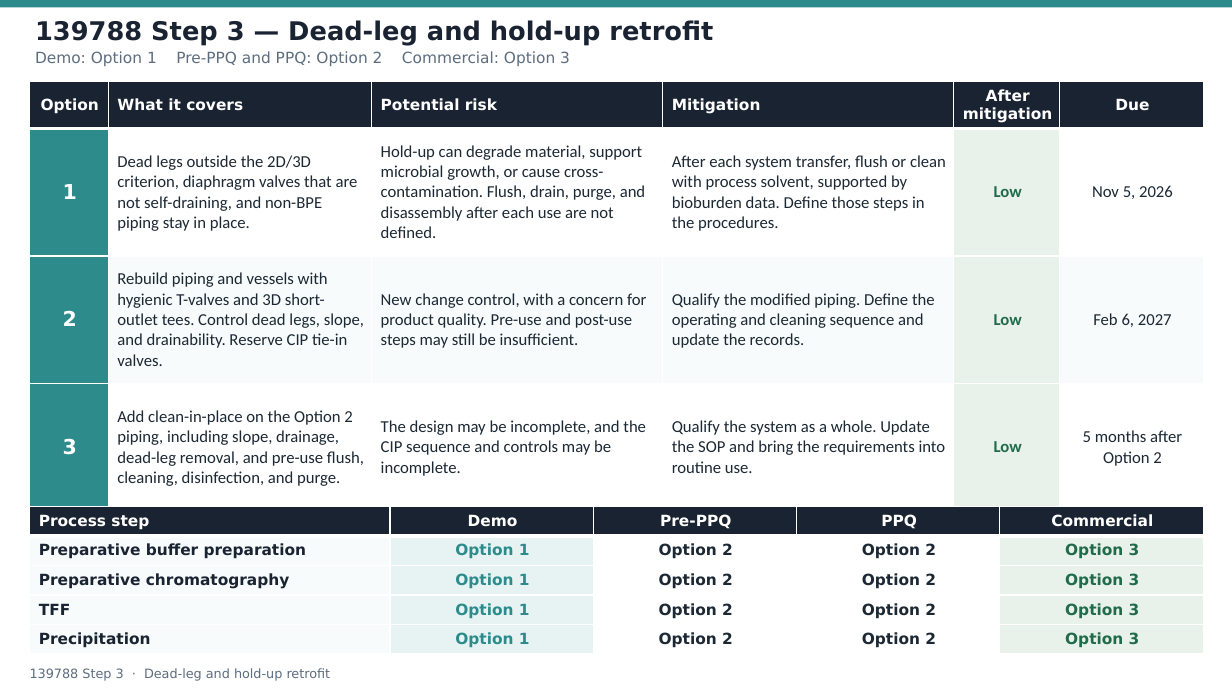
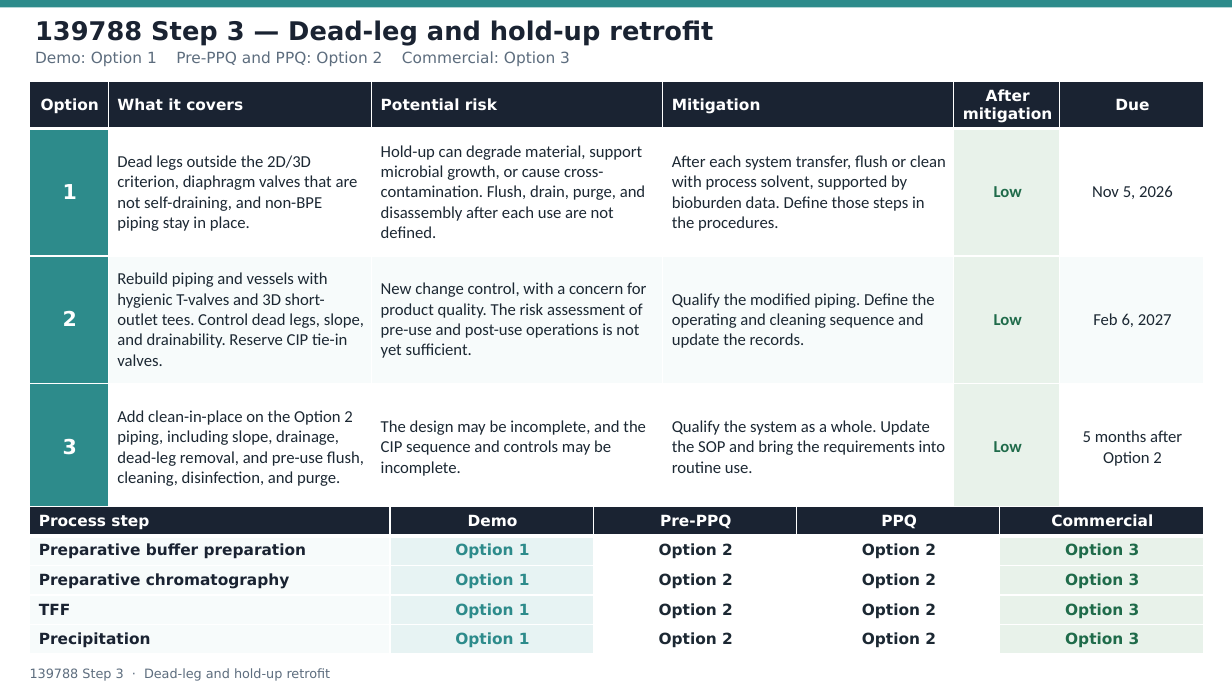
Before and after one commit to peterli0913/BLA, a slide deck: slide 1 of 139788 Step 3 Dead-leg and Hold-up Retrofit_EN_1page.pptx. Drawn at 1232x693 pixels with LibreOffice and Linux fonts; fonts in the diff are those of the drawing. Boxes give left, top, right and bottom in pixels: in the first picture for what was removed or moved away, otherwise in the second. Text is boxed around its words. In the diff, an @@ line names an element or a change of style, - is before the commit and + after.

```diff
--- a/139788 Step 3 Dead-leg and Hold-up Retrofit_EN_1page.pptx
+++ b/139788 Step 3 Dead-leg and Hold-up Retrofit_EN_1page.pptx
@@ table at (x1=30, y1=81, x2=1203, y2=497) @@
-row 3, column 3: New change control, with a concern for product quality. Pre-use and post-use steps may still be insufficient.
+row 3, column 3: New change control, with a concern for product quality. The risk assessment of pre-use and post-use operations is not yet sufficient.
```
Also in this commit, not shown: 3 other files.
